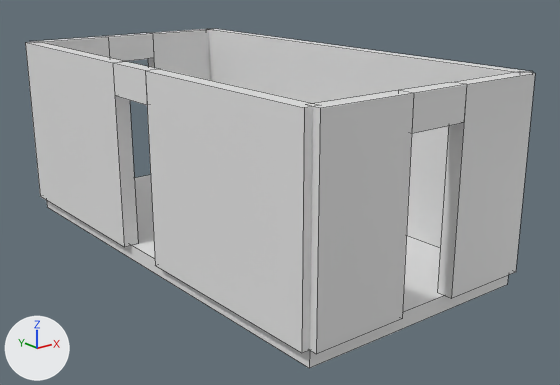
Before and after pictures for a commit that changed the FBX model mansion_corridor.fbx.
Rendered twice from a 50 mm camera at (-1.89, -2.59, 1.23) aimed at (0.07, -0.14, 0.24). The axes (+X, +Y, +Z) are drawn at lower left. The lights are the same throughout. Mesh edges are drawn as thin lines. Where no turn or scale is listed for an object, it has been applied to the vertices.

Names of what the first picture shows: 'floor', 'gate', 'gate_1', 'gate_2', 'wall_1'.
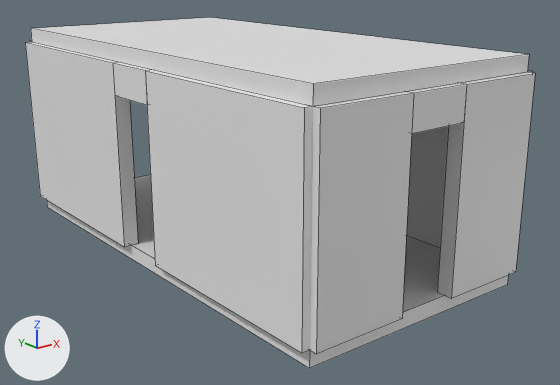
The edits, one by one:
Mesh me_ceiling_1 is new.
It is a box spanning x -0.5..0.5, y -1.0..1.0, z 0.0..0.06.
Object 'floor' (ob_floor) now shows nothing instead of me_floor.
Object 'ceiling_1' (ob_ceiling_1) is new; it shows me_ceiling_1.
Its location is (0.0, 0.0, 0.812).
Object 'floor_1' (ob_floor_1) is new; it shows a copy of me_ceiling_1.
Its location is (0.0, 0.0, 0.0).

What differs and where, as boxes (x1, y1, x2, y2) in the pictures (560 x 385 px):
'ceiling_1', added
    after: (31, 17, 529, 107)
'floor', no longer drawn
    before: (47, 175, 508, 368)
'floor_1', added
    after: (47, 175, 508, 368)
'wall_1', unchanged, covered by the edit
    before: (206, 29, 533, 248)
    after: (406, 71, 533, 248)
'gate', unchanged, covered by the edit
    before: (30, 29, 213, 80)
